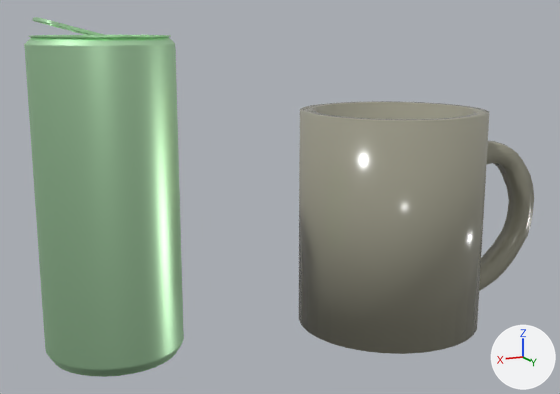
Before and after pictures for a commit that changed the Blender file Assets/Objects/Can.blend.
Both versions are drawn from a 50 mm lens placed at (-4.874, 0.005, 2.41), pointed at (-5.262, -0.837, 2.207). Every picture has the same lights, and +X, +Y and +Z are marked at lower right.

Script lines for the objects in view, before the commit:
```python
me_cylinder = bpy.data.meshes.new('Cylinder')
me_cylinder.from_pydata(...)  # 278 vertices, 243 faces; spans x -1.46..0.74, y -0.74..0.74, z -0.87..0.87
me_cylinder.polygons.foreach_set('use_smooth', [True] * 243)
me_cylinder.materials.append(mat_material_001)  # grey #9c9a89
me_cylinder_001 = bpy.data.meshes.new('Cylinder.001')
me_cylinder_001.from_pydata(...)  # 652 vertices, 540 faces; spans x -1.0..1.0, y -1.0..1.0, z -1.06..1.16
me_cylinder_001.polygons.foreach_set('use_smooth', [True] * 540)
me_cylinder_001.materials.append(mat_material_002)  # green #d0ffcf
ob_cylinder = bpy.data.objects.new('Cylinder', me_cylinder)
ob_cylinder.location = (-5.4108, -0.821, 2.1706)
ob_cylinder.scale = (0.159, 0.159, 0.159)
ob_cylinder_001 = bpy.data.objects.new('Cylinder.001', me_cylinder_001)
ob_cylinder_001.location = (-5.0516, -0.8279, 2.2262)
ob_cylinder_001.scale = (0.0772, 0.0772, 0.167)
```
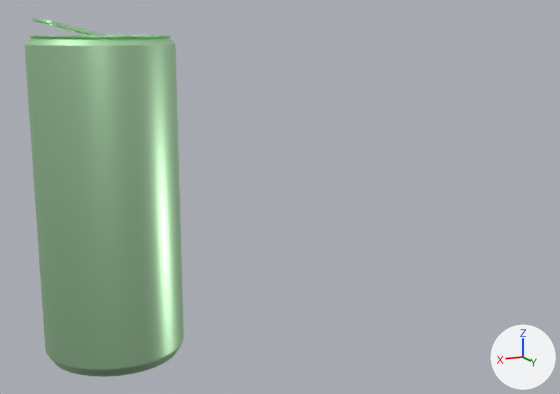
Pixel boxes [x1, y1, x2, y2] of what changed, in the pictures (560 x 394 px):
'Cylinder', deleted
    before: [299, 101, 534, 354]

The change, as a diff of the scene's bpy script:
```diff
--- a/Assets/Objects/Can.blend.py
+++ b/Assets/Objects/Can.blend.py
@@ ob_cylinder @@
-ob_cylinder = bpy.data.objects.new('Cylinder', me_cylinder)
-ob_cylinder.location = (-5.4108, -0.821, 2.1706)
-ob_cylinder.scale = (0.159, 0.159, 0.159)
```
